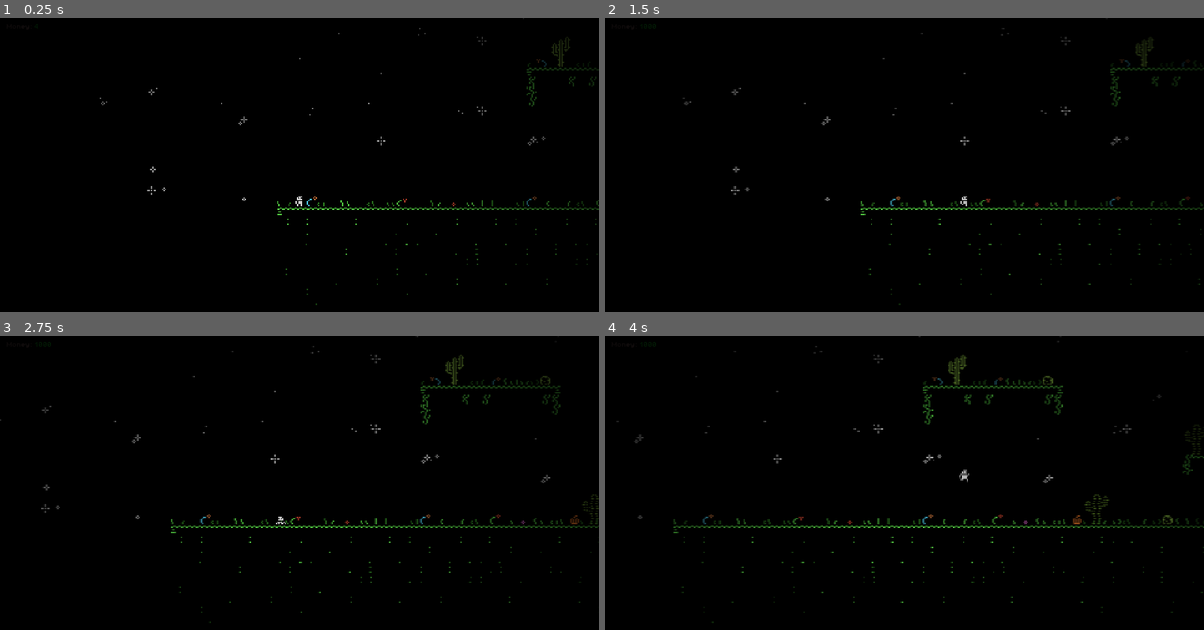
Above: before the commit, frames 1-4 (two rows, left to right).
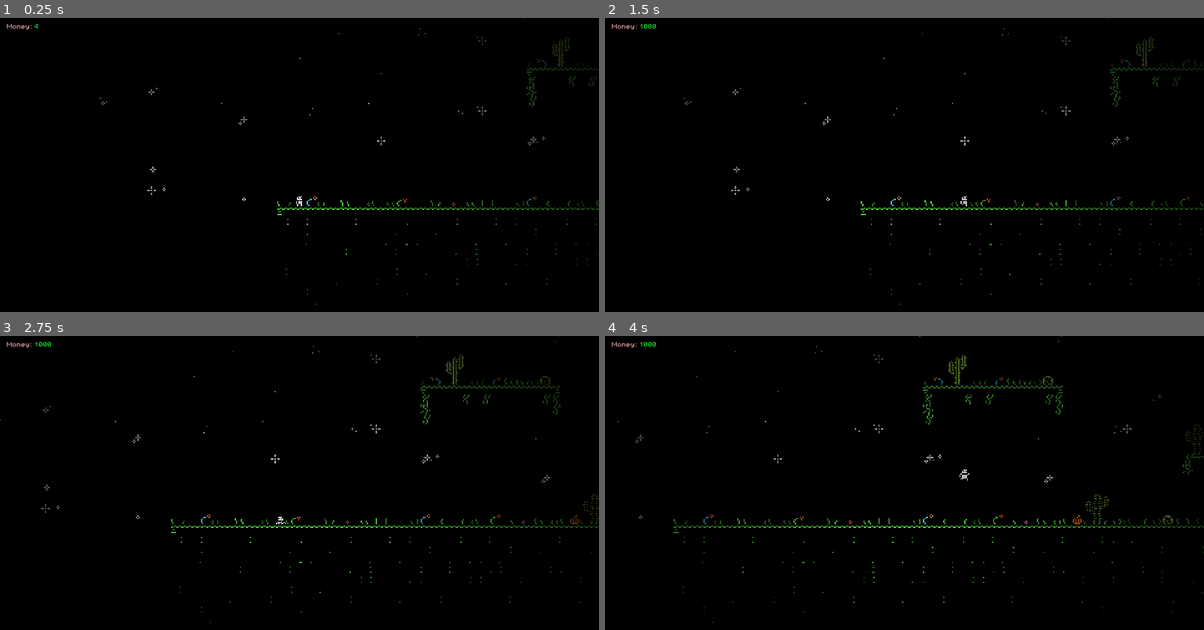
Above: after the commit, the same moments.

Repository: garf/godot-2d-game-template
Game: Godot game, scene res://game/main.tscn
Two runs of this game, one before a commit and one after it. Both use one fixed random seed, a clock stepped at 60 frames per second and the inputs below.
Inputs:
- Up to frame 1 (0.25 s): no input
- Up to frame 2 (1.5 s): tap Enter at 0.5 s; hold Ctrl (crouch) 0.53-1.28 s; hold D (walk_right) from 0.53 s (still down); tap Space (jump) at 0.77 s; tap Ctrl (crouch) at 1.35 s
- Up to frame 3 (2.75 s): tap Space (jump) at 1.52 s; release D (walk_right) at 2.03 s; hold A (walk_left) from 2.03 s (still down); hold Ctrl (crouch) from 2.03 s (still down)
- Up to frame 4 (4 s): release A (walk_left) at 2.78 s; release Ctrl (crouch) at 2.78 s; hold D (walk_right) from 2.78 s (still down); tap Ctrl (crouch) at 2.85 s; tap Space (jump) at 3.02, 3.77 s; hold Ctrl (crouch) from 3.53 s (still down)

The runs differ from the first frame. In frame 1, less than 0.1% of the frame differs, in the area x 1-83%, y 2-71%; in frame 2, 0.7%; in frame 3, 0.6%; in frame 4, 1.5%, in the area x 1-100%, y 0-95%.

Commit message:
feat: fix background jittering

Diff:
--- a/game/main.gd
+++ b/game/main.gd
@@ -3,9 +3,11 @@
 const GAME_VIEWPORT_SIZE: Vector2i = Vector2i(480, 270)
 
 @onready var _pixel_viewport_container: SubViewportContainer = %PixelViewportContainer
+@onready var _world_viewport: SubViewport = %WorldViewport
 
 
 func _ready() -> void:
+	_configure_pixel_rendering()
 	_pixel_viewport_container.stretch = true
 	_update_pixel_viewport_layout()
 	get_viewport().size_changed.connect(_update_pixel_viewport_layout)
@@ -22,6 +24,16 @@
 		get_tree().quit()
 
 
+func _configure_pixel_rendering() -> void:
+	_pixel_viewport_container.texture_filter = CanvasItem.TEXTURE_FILTER_NEAREST
+	_world_viewport.canvas_item_default_texture_filter = Viewport.DEFAULT_CANVAS_ITEM_TEXTURE_FILTER_NEAREST
+	_world_viewport.canvas_item_default_texture_repeat = Viewport.DEFAULT_CANVAS_ITEM_TEXTURE_REPEAT_DISABLED
+
+	var world_viewport_rid: RID = _world_viewport.get_viewport_rid()
+	RenderingServer.viewport_set_snap_2d_transforms_to_pixel(world_viewport_rid, true)
+	RenderingServer.viewport_set_snap_2d_vertices_to_pixel(world_viewport_rid, false)
+
+
 func _update_pixel_viewport_layout() -> void:
 	var available_size: Vector2 = get_viewport().get_visible_rect().size
 	var scale_x: int = floori(available_size.x / float(GAME_VIEWPORT_SIZE.x))
--- a/game/main.tscn
+++ b/game/main.tscn
@@ -34,8 +34,6 @@
 script = ExtResource("2_emt18")
 content_parent_path = NodePath("../PixelViewportContainer/WorldViewport/WorldRoot")
 
-[node name="HUD" parent="." unique_id=937081481 instance=ExtResource("3_hud")]
-
 [node name="PostProcessing" type="CanvasLayer" parent="." unique_id=128169698]
 
 [node name="Vignette" type="ColorRect" parent="PostProcessing" unique_id=2024128585]
@@ -47,3 +45,5 @@
 grow_vertical = 2
 size_flags_horizontal = 3
 size_flags_vertical = 3
+
+[node name="HUD" parent="." unique_id=937081481 instance=ExtResource("3_hud")]
--- a/project.godot
+++ b/project.godot
@@ -83,6 +83,6 @@
 [rendering]
 
 2d/snap/snap_2d_transforms_to_pixel=true
-2d/snap/snap_2d_vertices_to_pixel=true
+2d/snap/snap_2d_vertices_to_pixel=false
 textures/canvas_textures/default_texture_filter=0
 environment/defaults/default_clear_color=Color(0, 0, 0, 1)
Not shown, changed: AGENTS.md
